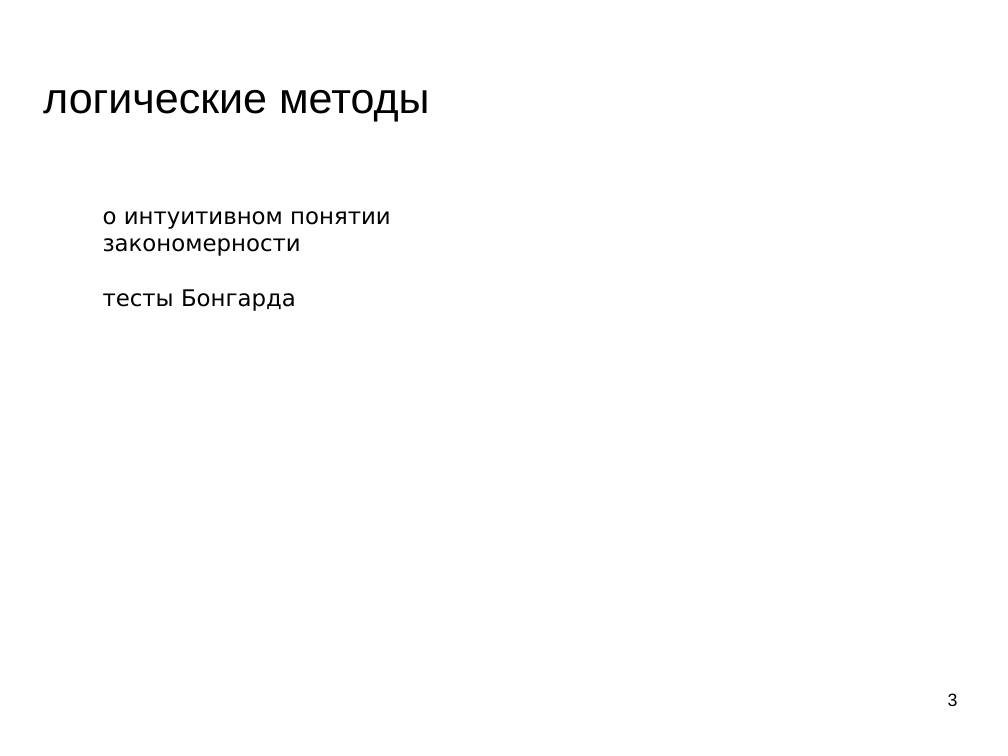
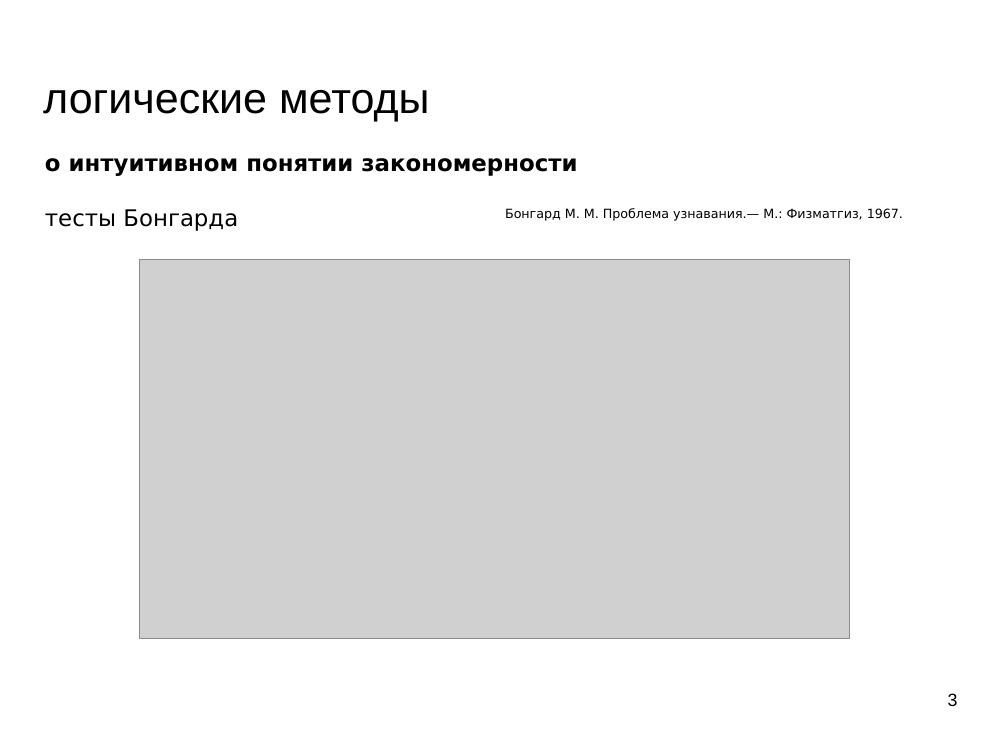
Before and after one commit to mechanoid5/ml_lectorium_legacy, a slide deck: slide 3 of 08-logical.odp. Drawn at 1008x756 pixels with LibreOffice and Linux fonts; fonts in the diff are those of the drawing; grey boxes stand for pictures; background and template pictures are left out. Boxes give left, top, right and bottom in pixels: in the first picture for what was removed or moved away, otherwise in the second. Text is boxed around its words. In the diff, an @@ line names an element or a change of style, - is before the commit and + after.

```diff
--- a/08-logical.odp
+++ b/08-logical.odp
@@ text "о интуитивном понятии закономерности": place and size @@
-text "о интуитивном понятии закономерности" at bbox=[103, 211, 391, 311]
+text "о интуитивном понятии закономерности" at bbox=[45, 158, 577, 231]
@@ text at bbox=[45, 158, 577, 176]: bold on in "о интуитивном понятии закономерности" @@
@@ text added at bbox=[505, 208, 903, 221], 10 pt, text #000000 @@
+Бонгард М. М. Проблема узнавания.— М.: Физматгиз, 1967.
@@ picture added at bbox=[140, 259, 850, 638] @@
```
Also in this commit, not shown: 9 other slides changed, 21 slides added, 6 other files.
